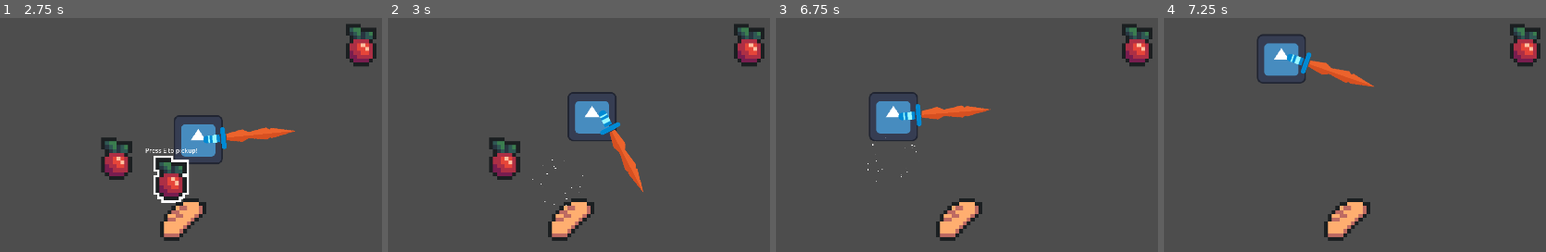
Above: before the commit, frames 1-4 (left to right).
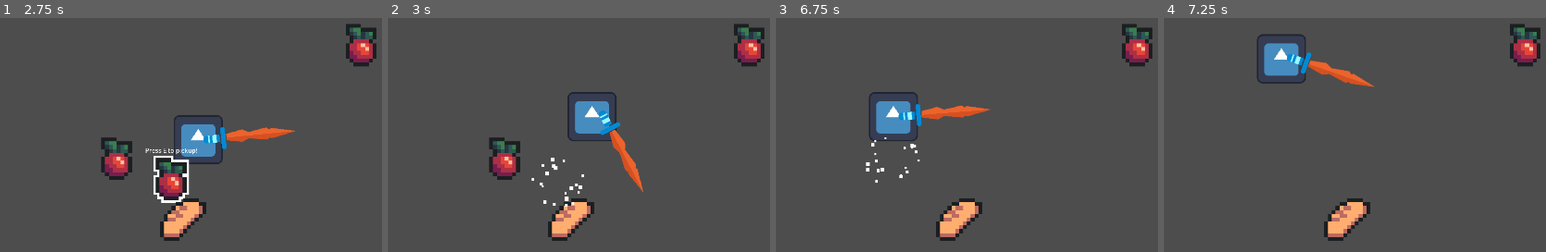
Above: after the commit, the same moments.

Repository: TBrush123/cooking-game
Game: Godot game, scene res://Test/node.tscn
The game is run twice, just before and just after one commit, with the same random seed, the same clock (stepped at 60 frames per second) and the same inputs. The engine's default icon, where the game draws it, is replaced by a stand-in: a white triangle on a blue panel in a dark square.
Inputs (mouse positions are in pixels of both pictures, inside the frame that each line leads up to):
- Up to frame 1 (2.75 s): move the mouse to (outside the picture) at 0.52 s; hold D (Right) 0.53-1.28 s; click (outside the picture) at 0.6 s; move the mouse to (198, 230) at 1.27 s; hold S (Down) 1.28-2.03 s; tap E (Pickup) at 1.35 s; move the mouse to (outside the picture) at 2.02 s; hold D (Right) from 2.03 s (still down); click (outside the picture) at 2.1 s
- Up to frame 2 (3 s): tap E (Pickup) at 2.75, 2.85 s; move the mouse to (outside the picture) at 2.77 s; release D (Right) at 2.78 s; hold W (Up) from 2.78 s (still down)
- Up to frame 3 (6.75 s): move the mouse to (outside the picture) at 3.52 s; release W (Up) at 3.53 s; hold A (Left) 3.53-5.03 s; click (outside the picture) at 3.6 s; move the mouse to (898, 149) at 4.27 s; tap E (Pickup) at 4.35, 5.85, 6.5 s; move the mouse to (1157, 209) at 5.02 s; hold S (Down) 5.03-5.78 s; click (1157, 209) at 5.1 s; move the mouse to (1009, 106) at 5.77 s; hold D (Right) 5.78-6.53 s; move the mouse to (outside the picture) at 6.52 s; hold W (Up) from 6.53 s (still down); click (outside the picture) at 6.6 s
- Up to frame 4 (7.25 s): keep holding W (Up)

Frame 1 is identical in both runs. In frame 2, 0.2% of the frame differs, in the area x 37-52%, y 59-81%; in frame 3, 0.2%; in frame 4, nothing differs.

Commit message:
really small tweaks

Diff:
--- a/Items/pickup_sparkle.tscn
+++ b/Items/pickup_sparkle.tscn
@@ -11,4 +11,5 @@
 gravity = Vector2(0, 0)
 initial_velocity_min = 150.0
 initial_velocity_max = 300.0
-scale_amount_max = 3.0
+scale_amount_min = 5.0
+scale_amount_max = 10.0
